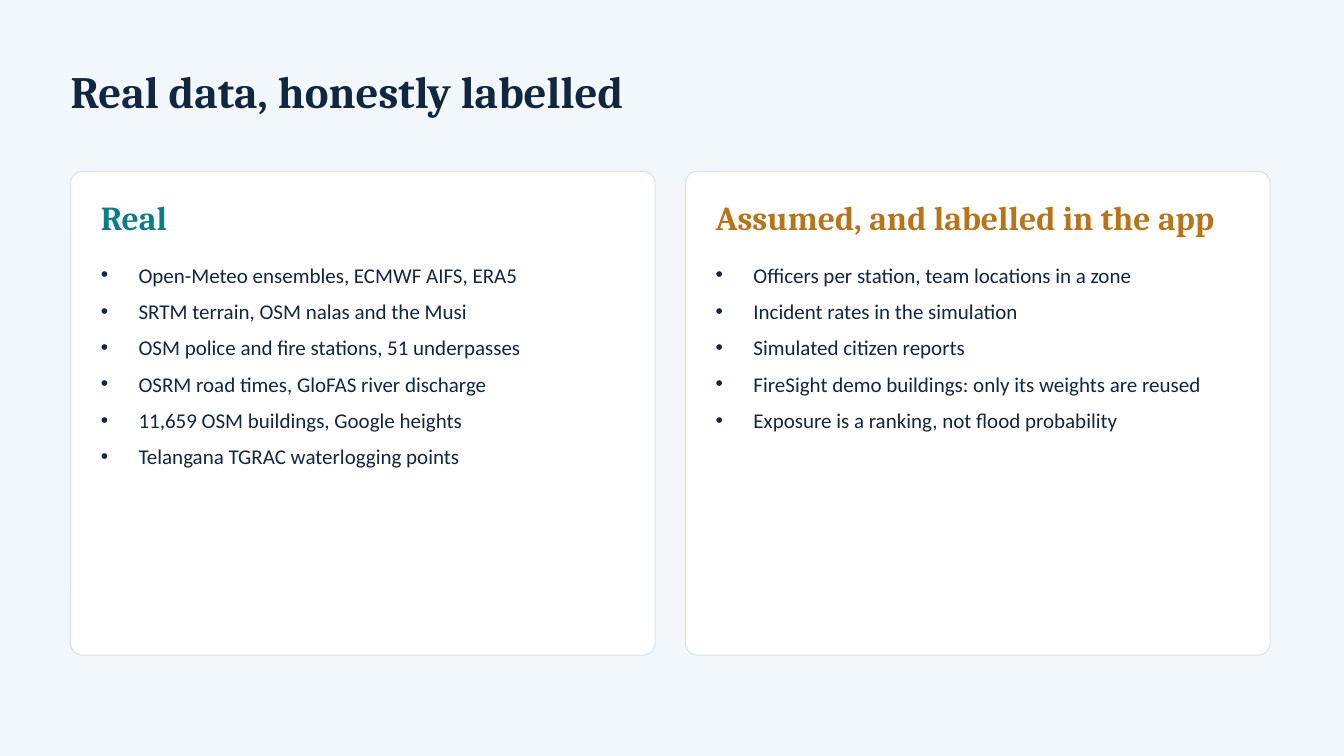
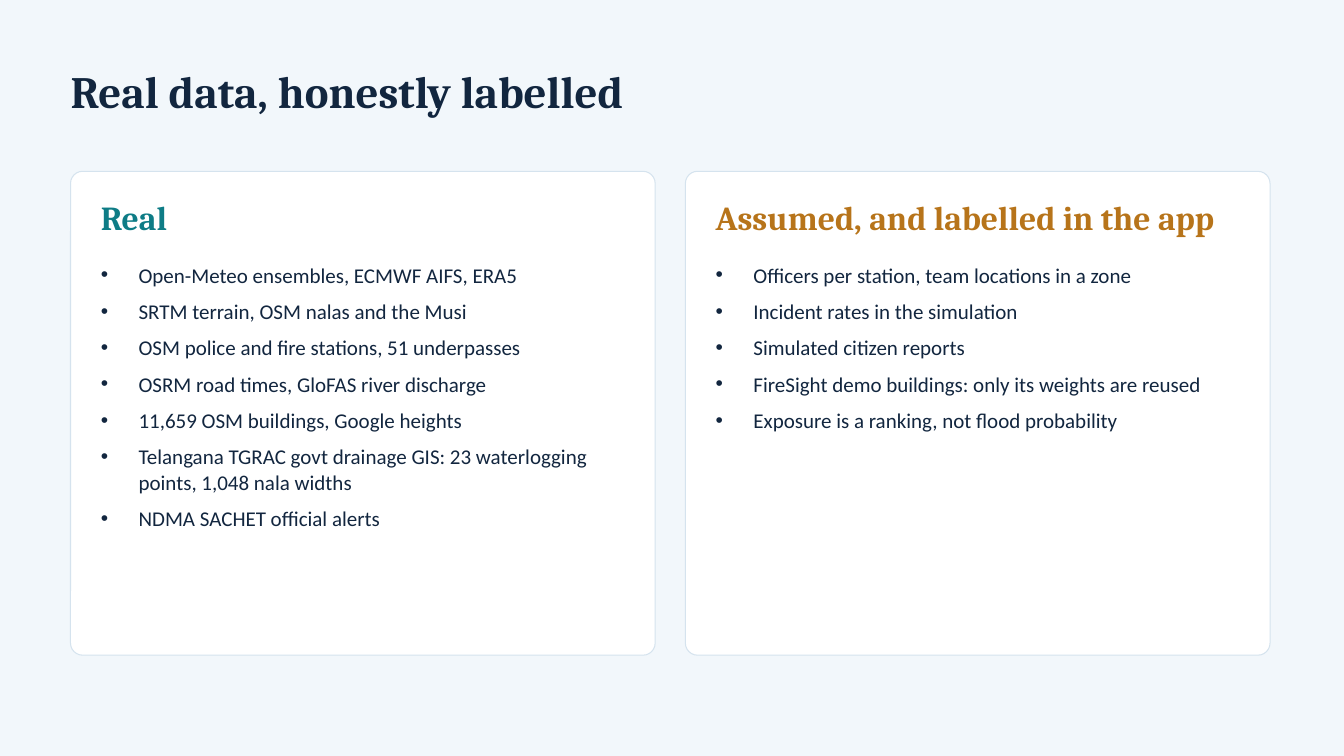
Before and after one commit to Rohanarekatla/CipherCop-2026, a slide deck: slide 10 of submission/CipherCop2026_AI-vengers_Presentation.pptx (slide 8 before the commit). Drawn at 1344x756 pixels with LibreOffice and Linux fonts; fonts in the diff are those of the drawing. Boxes give left, top, right and bottom in pixels: in the first picture for what was removed or moved away, otherwise in the second. Text is boxed around its words. In the diff, an @@ line names an element or a change of style, - is before the commit and + after.

```diff
--- a/submission/CipherCop2026_AI-vengers_Presentation.pptx
+++ b/submission/CipherCop2026_AI-vengers_Presentation.pptx
@@ text at [139, 449, 587, 526]: text changed @@
-• Telangana TGRAC waterlogging points
+• Telangana TGRAC govt drainage GIS: 23 waterlogging points, 1,048 nala widths
+• NDMA SACHET official alerts
```
Also in this commit, not shown: 3 other slides changed, 2 slides added, 4 other files.
